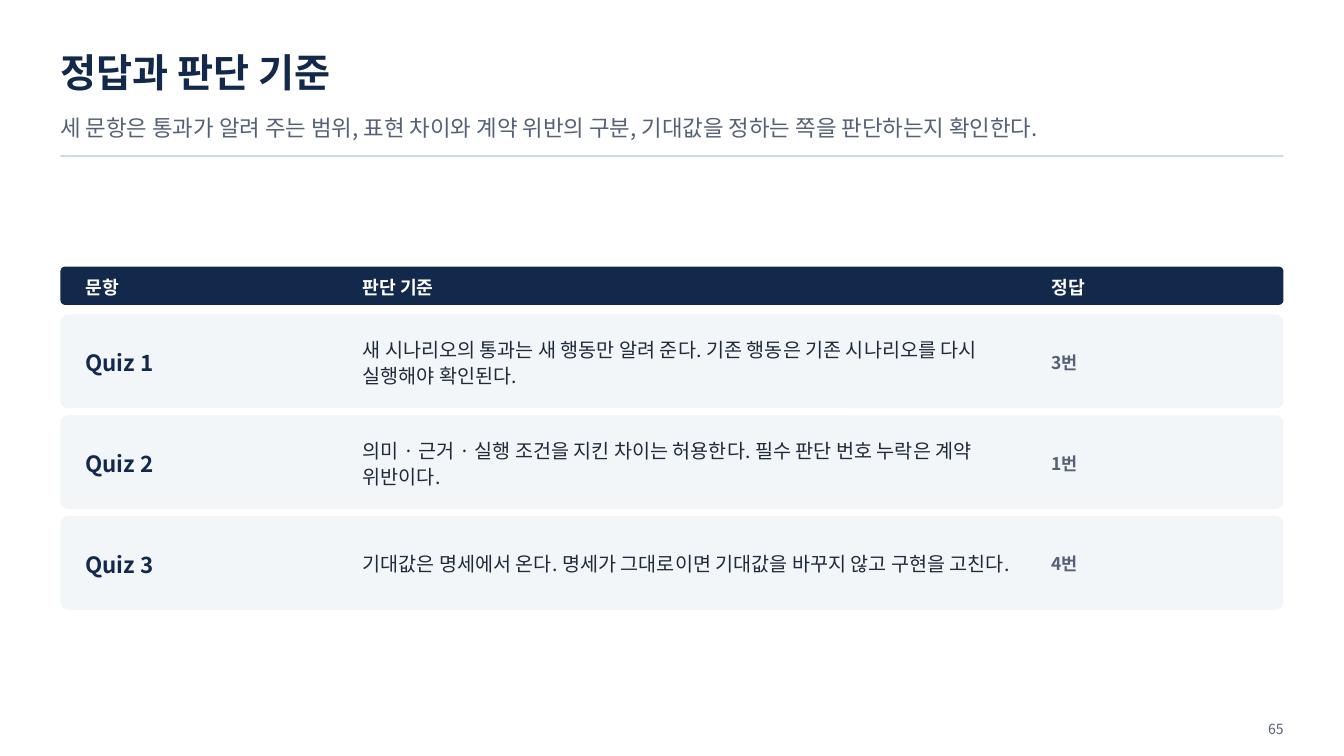
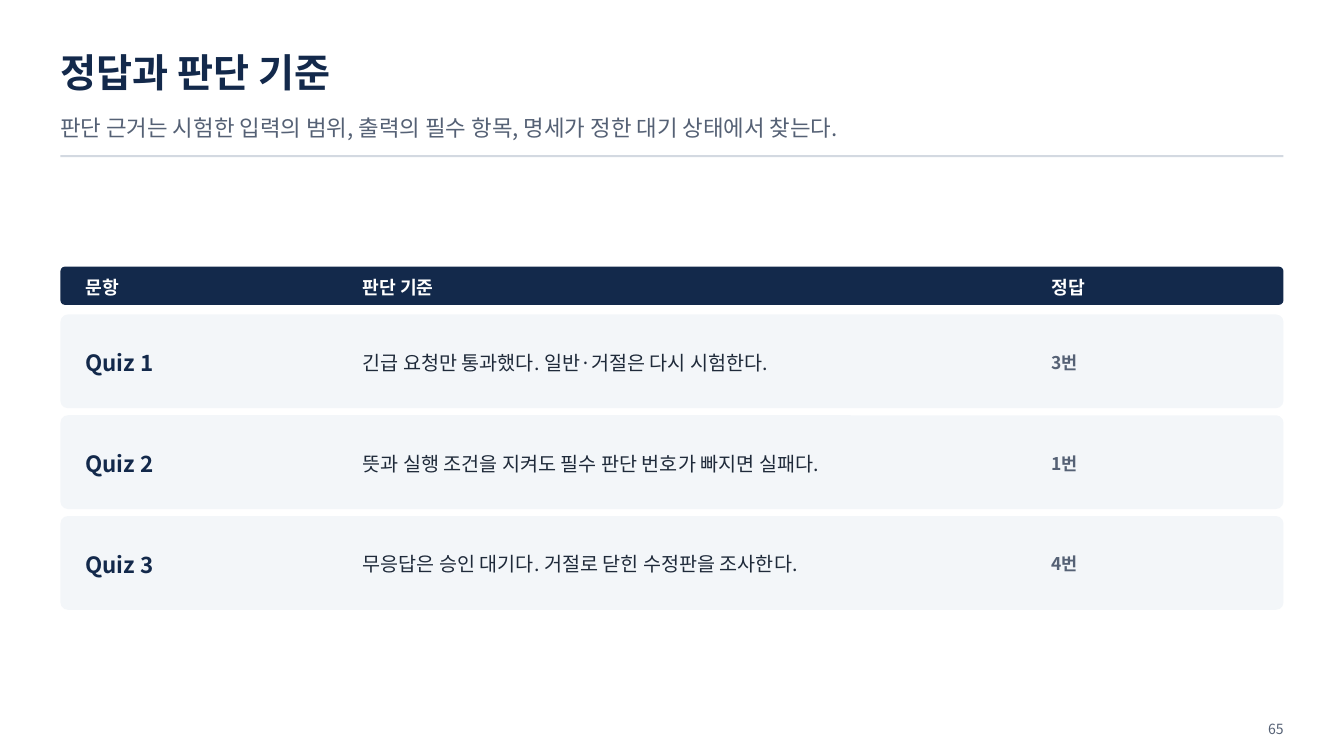
Before and after one commit to uengine-oss/hyd-iot-edu, a slide deck: slide 65 of workspace/강의제작/산출물/통합반/이론/08회차/통합반_08일차.pptx. Drawn at 1344x756 pixels with LibreOffice and Linux fonts; fonts in the diff are those of the drawing. Boxes give left, top, right and bottom in pixels: in the first picture for what was removed or moved away, otherwise in the second. Text is boxed around its words. In the diff, an @@ line names an element or a change of style, - is before the commit and + after.

```diff
--- a/workspace/강의제작/산출물/통합반/이론/08회차/통합반_08일차.pptx
+++ b/workspace/강의제작/산출물/통합반/이론/08회차/통합반_08일차.pptx
@@ text at [60,117,838,140]: text changed @@
-세 문항은 통과가 알려 주는 범위, 표현 차이와 계약 위반의 구분, 기대값을 정하는 쪽을 판단하는지 확인한다.
+판단 근거는 시험한 입력의 범위, 출력의 필수 항목, 명세가 정한 대기 상태에서 찾는다.
@@ text at [363,353,768,372]: text changed @@
-새 시나리오의 통과는 새 행동만 알려 준다. 기존 행동은 기존 시나리오를 다시 실행해야 확인된다.
+긴급 요청만 통과했다. 일반·거절은 다시 시험한다.
@@ text at [363,454,819,473]: text changed @@
-의미 · 근거 · 실행 조건을 지킨 차이는 허용한다. 필수 판단 번호 누락은 계약 위반이다.
+뜻과 실행 조건을 지켜도 필수 판단 번호가 빠지면 실패다.
@@ text at [363,554,798,573]: text changed @@
-기대값은 명세에서 온다. 명세가 그대로이면 기대값을 바꾸지 않고 구현을 고친다.
+무응답은 승인 대기다. 거절로 닫힌 수정판을 조사한다.
```
Also in this commit, not shown: 4 other slides changed, 23 other files.
